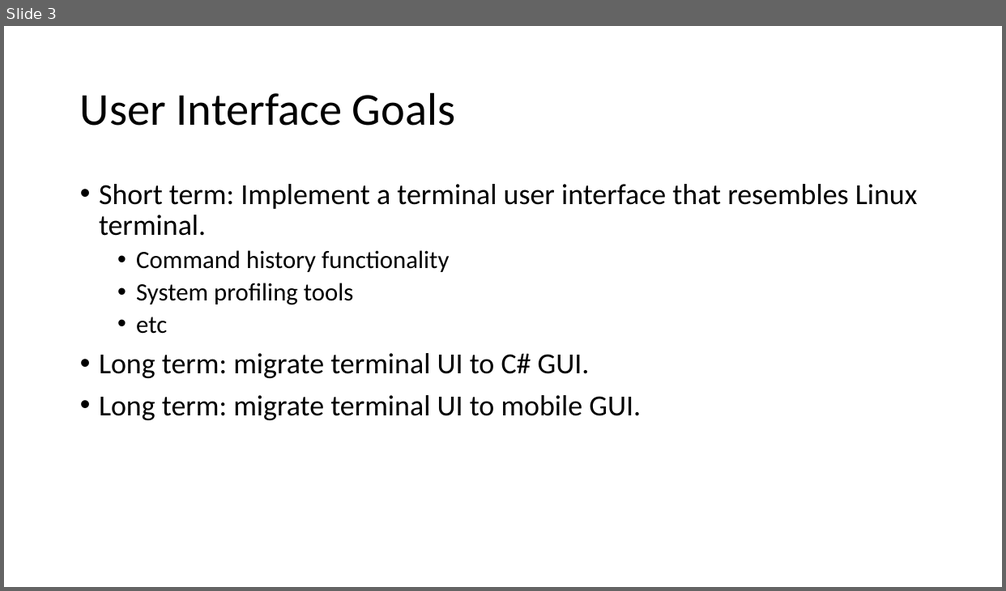
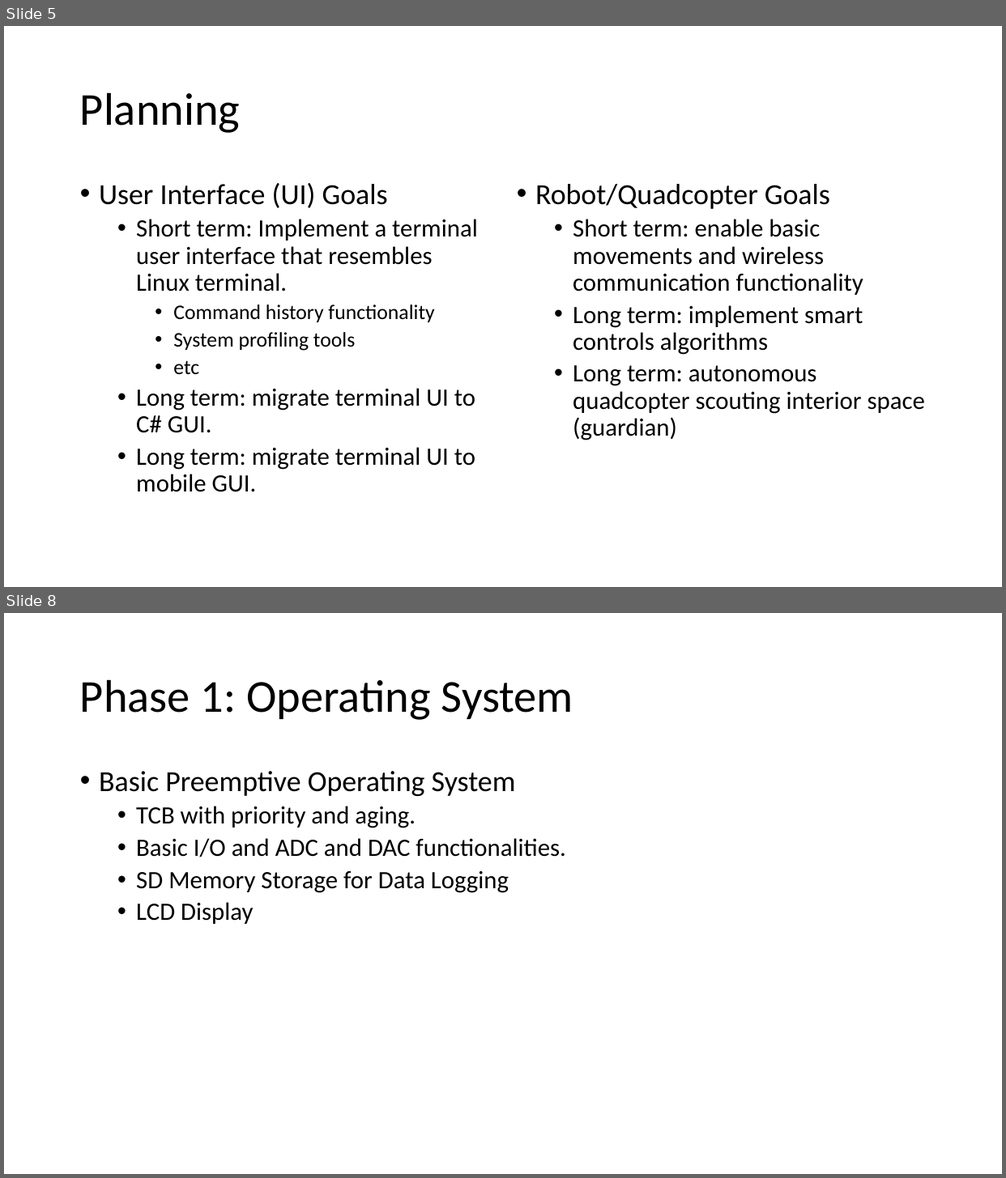
Before and after one commit to kle8309/OS_PROJECT, a slide deck: Resources/Systems Eng/OS PROJECT System Specs.pptx. Shown one above the other, each under a label of ours: slide 3 before the commit, slides 5 and 8 after it; the slides between them are not shown. The pictures are 1006x591 and 1006x1178 pixels, drawn with LibreOffice and Linux fonts; fonts in the diff are those of the drawing. Boxes give left, top, right and bottom in pixels: in the first picture for what was removed or moved away, otherwise in the second. Text is boxed around its words. In the diff, an @@ line names an element or a change of style, - is before the commit and + after.

Commit message:
Updated System Engr ppt

```diff
--- a/Resources/Systems Eng/OS PROJECT System Specs.pptx
+++ b/Resources/Systems Eng/OS PROJECT System Specs.pptx
@@ slide 8 added at <box>4,613,1002,1174</box>, background #FFFFFF @@
@@ title added at <box>80,679,573,720</box>, 44 pt, text #000000 @@
+Phase 1: Operating System
@@ text added at <box>99,771,565,924</box>, 24 pt, text #000000 @@
+• Basic Preemptive Operating System
+  • TCB with priority and aging.
+  • Basic I/O and ADC and DAC functionalities.
+  • SD Memory Storage for Data Logging
+  • LCD Display
@@ what was slide 3 is now slide 5 @@
@@ slide 5 changed as well @@
@@ title at <box>80,92,240,133</box>: text changed @@
-User Interface Goals
+Planning
@@ text at <box>99,183,388,208</box>: paragraph added @@
+• User Interface (UI) Goals
@@ text added at <box>535,184,925,441</box>, 24 pt, text #000000 @@
+• Robot/Quadcopter Goals
+  • Short term: enable basic movements and wireless communication functionality
+  • Long term: implement smart controls algorithms
+  • Long term: autonomous quadcopter scouting interior space (guardian)
@@ text at <box>136,219,478,493</box>: size 28 to 24 pt in "Short term: Implement a terminal user interface ...", "Long term: migrate terminal UI to C# ...", "Long term: migrate terminal UI to mobile ..."; size 24 to 20 pt in "Command history functionality", "System profiling tools", "etc"; list level 1 to 2 in "Short term: Implement a terminal ..."; list level 2 to 3 in "Command history functionality"; list level 2 to 3 in "System profiling tools"; list level 2 to 3 in "etc"; list level 1 to 2 in "Long term: migrate terminal UI ..." @@
```
Also in this commit, not shown: 2 other slides changed, 6 other slides added, 1 other file.
